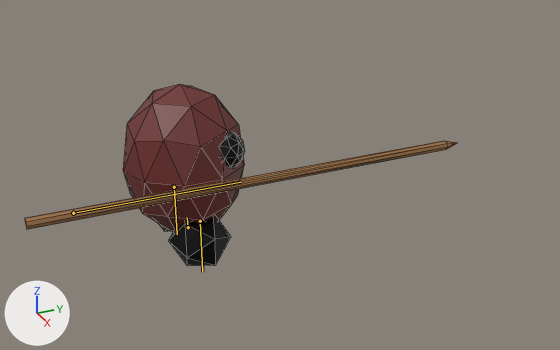
Renders of the glTF model public/models/azuki.glb from each side of a commit.
One viewpoint serves both versions: a 50 mm camera at (11.14, -3.32, 6.41) aimed at (0.1, 1.65, 0.89). Arrows for +X, +Y and +Z are at lower left; the lights stay in place. The bones that bend it are drawn over the model as lines. Mesh edges are drawn as thin lines.

In view in the first picture: 'Body', 'Circle.001', 'Eye.R', 'Leg.R'.
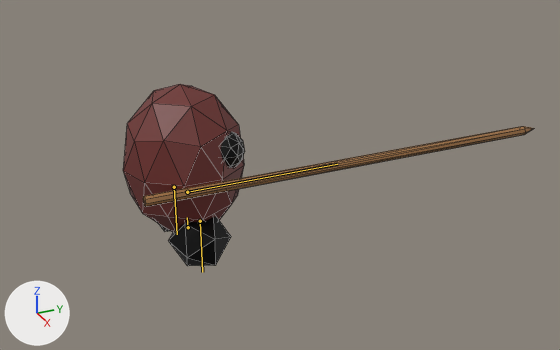
The newer file adds an action. The first version stands in its rest pose; the second is drawn at frame 3 of the action 'Stab'.

Boxes (x1, y1, x2, y2) around the edits, measured in the pictures (560 x 350 px):
'Circle.001', posed (10% narrower, 8% shorter)
    before: (25, 141, 458, 229)
    after: (143, 126, 534, 207)
bone 'Spear', root to tip
    before: (73, 213) to (240, 182)
    after: (187, 192) to (337, 164)

What the commit changed:
Bone 'Spear' (bone_spear) moves from (0.0, 0.0, 0.0) to (0.0, 1.692, 0.0).
